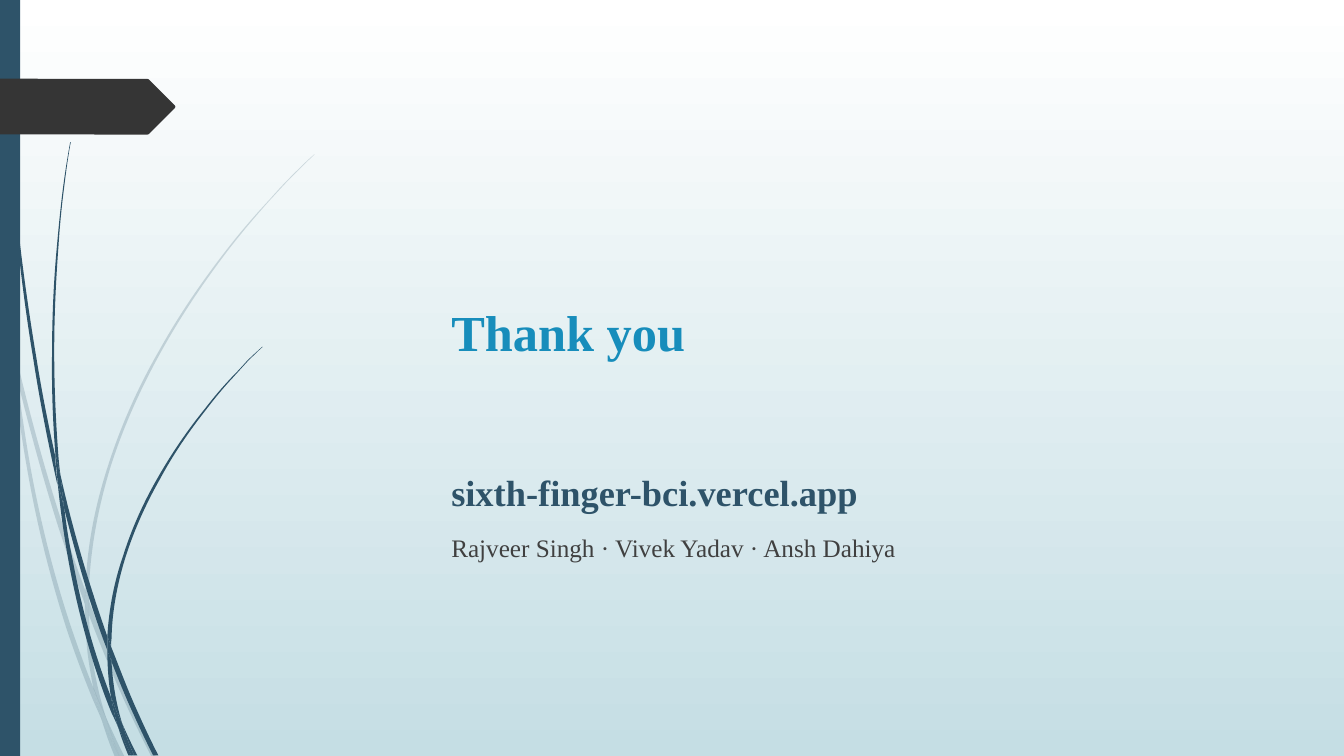
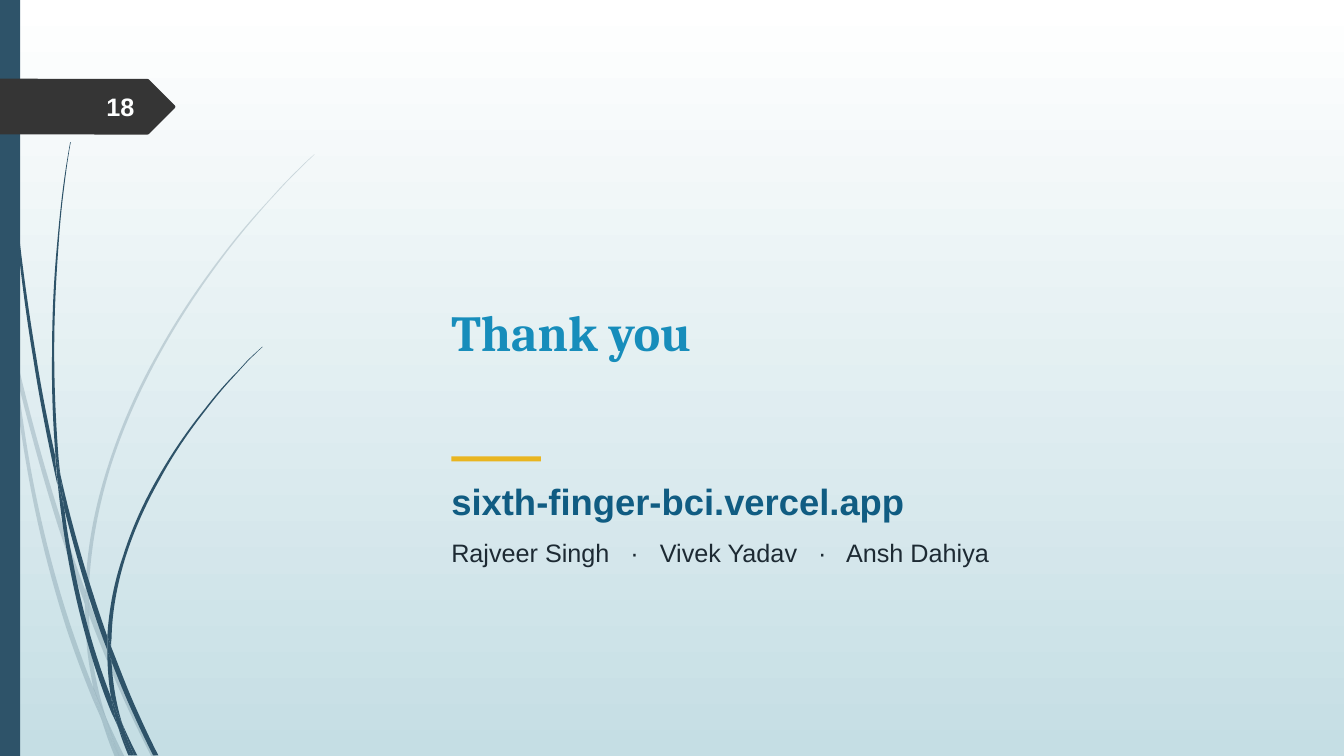
Before and after one commit to rajveeerr/sixth-finger-bci, a slide deck: slide 18 of report/slides/college/Sixth-Finger-BCI-Final-PPT.pptx. Drawn at 1344x756 pixels with LibreOffice and Linux fonts; fonts in the diff are those of the drawing. Boxes give left, top, right and bottom in pixels: in the first picture for what was removed or moved away, otherwise in the second. Text is boxed around its words. In the diff, an @@ line names an element or a change of style, - is before the commit and + after.

```diff
--- a/report/slides/college/Sixth-Finger-BCI-Final-PPT.pptx
+++ b/report/slides/college/Sixth-Finger-BCI-Final-PPT.pptx
@@ page number added at (106, 98, 134, 117), 18 pt, text #FEFFFF, bold @@
+18
@@ title "Thank you" at (451, 316, 691, 362): font Times New Roman to Cambria @@
@@ text "sixth-finger-bci.vercel.app": place and size @@
-text "sixth-finger-bci.vercel.app" at (451, 480, 857, 513)
+text "sixth-finger-bci.vercel.app" at (451, 488, 904, 522)
@@ text "sixth-finger-bci.vercel.app" at (451, 488, 904, 522): font Times New Roman to Arial, text colour #2E5369 to #105C82 @@
@@ rectangle added at (452, 457, 541, 462), fill #E9B520 @@
@@ text "Rajveer Singh · Vivek Yadav ..." at (451, 543, 988, 568): font Times New Roman to Arial, text colour #404040 to #1D2A33 @@
```
Also in this commit, not shown: 17 other slides changed, 2 other files.
